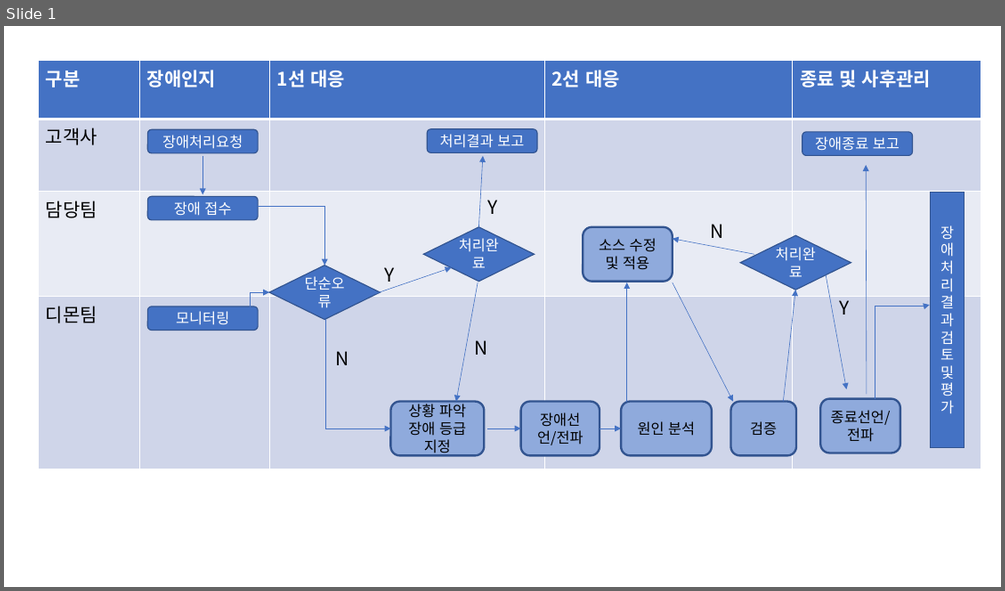
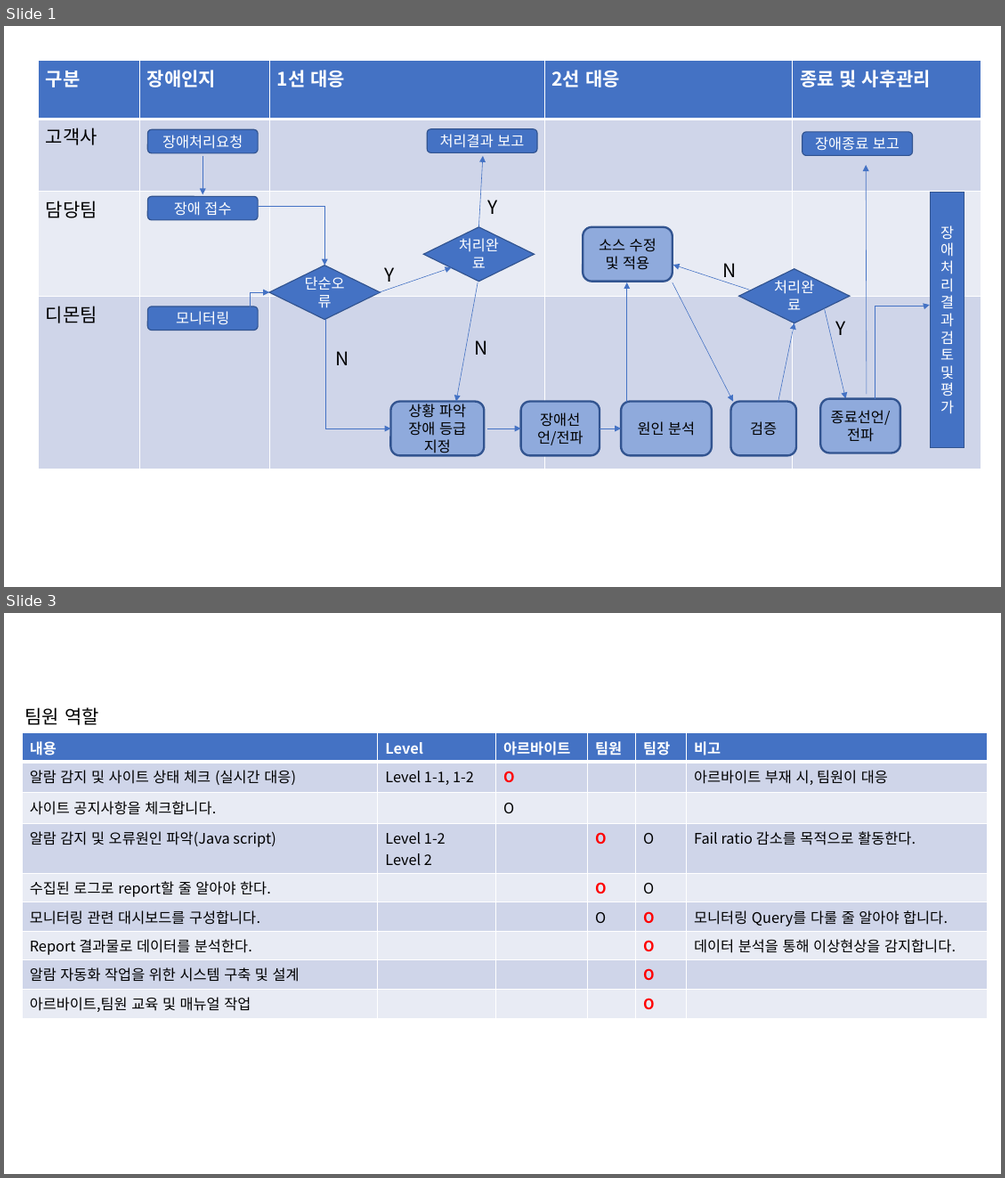
Before and after one commit to kwicmanual/kwicmanual.github.io, a slide deck: 매뉴얼.pptx. Shown one above the other, each under a label of ours: slide 1 before the commit, slides 1 and 3 after it; the slides between them are not shown. The pictures are 1005x591 and 1005x1178 pixels, drawn with LibreOffice and Linux fonts; fonts in the diff are those of the drawing. Boxes give left, top, right and bottom in pixels: in the first picture for what was removed or moved away, otherwise in the second. Text is boxed around its words. In the diff, an @@ line names an element or a change of style, - is before the commit and + after.

Commit message:
2022.08.21 최신내용 업데이트

```diff
--- a/매뉴얼.pptx
+++ b/매뉴얼.pptx
@@ slide 3 added at (4,613,1001,1174), background #FFFFFF @@
@@ text added at (25,707,99,725), 18 pt, text #000000 @@
+팀원 역할
@@ table added at (22,732,988,1015), 9 rows, 6 columns @@
+내용 | Level | 아르바이트 | 팀원 | 팀장 | 비고
+알람 감지 및 사이트 상태 체크 (실시간 대응) | Level 1-1, 1-2 | O |  |  | 아르바이트 부재 시, 팀원이 대응
+사이트 공지사항을 체크합니다. |  | O |  |  | 
+알람 감지 및 오류원인 파악(Java script) | Level 1-2 / Level 2 |  | O | O | Fail ratio 감소를 목적으로 활동한다.
+수집된 로그로 report할 줄 알아야 한다. |  |  | O | O | 
+모니터링 관련 대시보드를 구성합니다. |  |  | O | O | 모니터링 Query를 다룰 줄 알아야 합니다.
+Report 결과물로 데이터를 분석한다. |  |  |  | O | 데이터 분석을 통해 이상현상을 감지합니다.
+알람 자동화 작업을 위한 시스템 구축 및 설계 |  |  |  | O | 
+아르바이트,팀원 교육 및 매뉴얼 작업 |  |  |  | O | 
@@ slide 1 changed as well @@
@@ arrow moved from (755, 254) - (672, 239) to (750, 290) - (673, 265) @@
@@ text "N" rewrapped from (710,224,723,238) to (722,263,736,281) @@
@@ diamond "처리완료": place and size @@
-diamond "처리완료" at (741,235,851,289)
+diamond "처리완료" at (739,269,850,323)
@@ arrow moved from (825, 275) - (847, 389) to (825, 308) - (846, 398) @@
@@ text "Y": place and size @@
-text "Y" at (840,300,850,314)
+text "Y" at (835,321,845,335)
@@ arrow moved from (783, 402) - (796, 290) to (778, 402) - (794, 323) @@
```
Also in this commit, not shown: 3 other slides added, 34 other files.
